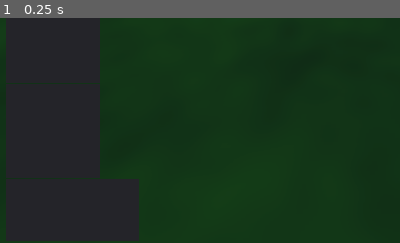
Above: before the commit, frame 1.
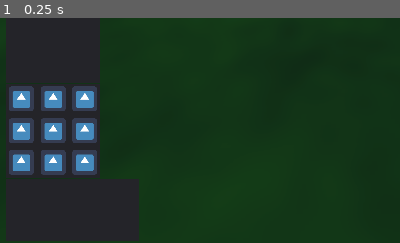
Above: after the commit, the same moment.

Repository: Daverinoe/Simple-RTS
Game: Godot game, scene res://Scenes/game.tscn
Same seed, same stepped clock (60 frames per second), same inputs: the game is played once before the commit and once after it. The engine's default icon, where the game draws it, is replaced by a stand-in: a white triangle on a blue panel in a dark square.
Inputs:
- Up to frame 1 (0.25 s): no input
The pictures show only the part of the screen within x 0-50%, y 45-95%; the shares and areas given below are measured in that part.

The runs differ from the first frame. In frame 1, 6.2% of the frame differs, in the area x 2-25%, y 30-70%.

Commit message:
Added command buttons
Added command buttons and a script to add margins to the buttons.

Diff:
--- a/Scenes/game.tscn
+++ b/Scenes/game.tscn
@@ -6,6 +6,8 @@
 [ext_resource path="res://Scripts/UI/unitList.gd" type="Script" id=4]
 [ext_resource path="res://Scripts/UI/commands.gd" type="Script" id=5]
 [ext_resource path="res://Assets/Textures/test_map.png" type="Texture" id=6]
+[ext_resource path="res://Scripts/UI/buttonMargins.gd" type="Script" id=7]
+[ext_resource path="res://Assets/Textures/icon.png" type="Texture" id=8]
 
 [sub_resource type="SphereShape" id=1]
 
@@ -102,13 +104,159 @@
 size_flags_horizontal = 0
 script = ExtResource( 5 )
 
-[node name="commandContainer2" type="MarginContainer" parent="control/ui/HBoxContainer/VBoxContainer"]
+[node name="GridContainer" type="GridContainer" parent="control/ui/HBoxContainer/VBoxContainer/commandContainer/commands"]
+anchor_right = 1.0
+anchor_bottom = 1.0
+columns = 3
+__meta__ = {
+"_edit_use_anchors_": false
+}
+
+[node name="buttonContain" type="MarginContainer" parent="control/ui/HBoxContainer/VBoxContainer/commandContainer/commands/GridContainer"]
+margin_right = 80.0
+margin_bottom = 80.0
+size_flags_horizontal = 2
+size_flags_vertical = 2
+script = ExtResource( 7 )
+
+[node name="TextureButton" type="TextureButton" parent="control/ui/HBoxContainer/VBoxContainer/commandContainer/commands/GridContainer/buttonContain"]
+margin_right = 80.0
+margin_bottom = 80.0
+rect_min_size = Vector2( 80, 80 )
+texture_normal = ExtResource( 8 )
+expand = true
+
+[node name="buttonContain2" type="MarginContainer" parent="control/ui/HBoxContainer/VBoxContainer/commandContainer/commands/GridContainer"]
+margin_left = 101.0
+margin_right = 181.0
+margin_bottom = 80.0
+size_flags_horizontal = 2
+size_flags_vertical = 2
+script = ExtResource( 7 )
+
+[node name="TextureButton" type="TextureButton" parent="control/ui/HBoxContainer/VBoxContainer/commandContainer/commands/GridContainer/buttonContain2"]
+margin_right = 80.0
+margin_bottom = 80.0
+rect_min_size = Vector2( 80, 80 )
+texture_normal = ExtResource( 8 )
+expand = true
+
+[node name="buttonContain3" type="MarginContainer" parent="control/ui/HBoxContainer/VBoxContainer/commandContainer/commands/GridContainer"]
+margin_left = 202.0
+margin_right = 282.0
+margin_bottom = 80.0
+size_flags_horizontal = 2
+size_flags_vertical = 2
+script = ExtResource( 7 )
+
+[node name="TextureButton" type="TextureButton" parent="control/ui/HBoxContainer/VBoxContainer/commandContainer/commands/GridContainer/buttonContain3"]
+margin_right = 80.0
+margin_bottom = 80.0
+rect_min_size = Vector2( 80, 80 )
+texture_normal = ExtResource( 8 )
+expand = true
+
+[node name="buttonContain4" type="MarginContainer" parent="control/ui/HBoxContainer/VBoxContainer/commandContainer/commands/GridContainer"]
+margin_top = 101.0
+margin_right = 80.0
+margin_bottom = 181.0
+size_flags_horizontal = 2
+size_flags_vertical = 2
+script = ExtResource( 7 )
+
+[node name="TextureButton" type="TextureButton" parent="control/ui/HBoxContainer/VBoxContainer/commandContainer/commands/GridContainer/buttonContain4"]
+margin_right = 80.0
+margin_bottom = 80.0
+rect_min_size = Vector2( 80, 80 )
+texture_normal = ExtResource( 8 )
+expand = true
+
+[node name="buttonContain5" type="MarginContainer" parent="control/ui/HBoxContainer/VBoxContainer/commandContainer/commands/GridContainer"]
+margin_left = 101.0
+margin_top = 101.0
+margin_right = 181.0
+margin_bottom = 181.0
+size_flags_horizontal = 2
+size_flags_vertical = 2
+script = ExtResource( 7 )
+
+[node name="TextureButton" type="TextureButton" parent="control/ui/HBoxContainer/VBoxContainer/commandContainer/commands/GridContainer/buttonContain5"]
+margin_right = 80.0
+margin_bottom = 80.0
+rect_min_size = Vector2( 80, 80 )
+texture_normal = ExtResource( 8 )
+expand = true
+
+[node name="buttonContain6" type="MarginContainer" parent="control/ui/HBoxContainer/VBoxContainer/commandContainer/commands/GridContainer"]
+margin_left = 202.0
+margin_top = 101.0
+margin_right = 282.0
+margin_bottom = 181.0
+size_flags_horizontal = 2
+size_flags_vertical = 2
+script = ExtResource( 7 )
+
+[node name="TextureButton" type="TextureButton" parent="control/ui/HBoxContainer/VBoxContainer/commandContainer/commands/GridContainer/buttonContain6"]
+margin_right = 80.0
+margin_bottom = 80.0
+rect_min_size = Vector2( 80, 80 )
+texture_normal = ExtResource( 8 )
+expand = true
+
+[node name="buttonContain7" type="MarginContainer" parent="control/ui/HBoxContainer/VBoxContainer/commandContainer/commands/GridContainer"]
+margin_top = 202.0
+margin_right = 80.0
+margin_bottom = 282.0
+size_flags_horizontal = 2
+size_flags_vertical = 2
+script = ExtResource( 7 )
+
+[node name="TextureButton" type="TextureButton" parent="control/ui/HBoxContainer/VBoxContainer/commandContainer/commands/GridContainer/buttonContain7"]
+margin_right = 80.0
+margin_bottom = 80.0
+rect_min_size = Vector2( 80, 80 )
+texture_normal = ExtResource( 8 )
+expand = true
+
+[node name="buttonContain8" type="MarginContainer" parent="control/ui/HBoxContainer/VBoxContainer/commandContainer/commands/GridContainer"]
+margin_left = 101.0
+margin_top = 202.0
+margin_right = 181.0
+margin_bottom = 282.0
+size_flags_horizontal = 2
+size_flags_vertical = 2
+script = ExtResource( 7 )
+
+[node name="TextureButton" type="TextureButton" parent="control/ui/HBoxContainer/VBoxContainer/commandContainer/commands/GridContainer/buttonContain8"]
+margin_right = 80.0
+margin_bottom = 80.0
+rect_min_size = Vector2( 80, 80 )
+texture_normal = ExtResource( 8 )
+expand = true
+
+[node name="buttonContain9" type="MarginContainer" parent="control/ui/HBoxContainer/VBoxContainer/commandContainer/commands/GridContainer"]
+margin_left = 202.0
+margin_top = 202.0
+margin_right = 282.0
+margin_bottom = 282.0
+size_flags_horizontal = 2
+size_flags_vertical = 2
+script = ExtResource( 7 )
+
+[node name="TextureButton" type="TextureButton" parent="control/ui/HBoxContainer/VBoxContainer/commandContainer/commands/GridContainer/buttonContain9"]
+margin_right = 80.0
+margin_bottom = 80.0
+rect_min_size = Vector2( 80, 80 )
+texture_normal = ExtResource( 8 )
+expand = true
+
+[node name="AdvCommandContainer" type="MarginContainer" parent="control/ui/HBoxContainer/VBoxContainer"]
 margin_top = 712.0
 margin_right = 300.0
 margin_bottom = 912.0
 mouse_filter = 2
 
-[node name="commands" type="Panel" parent="control/ui/HBoxContainer/VBoxContainer/commandContainer2"]
+[node name="commands" type="Panel" parent="control/ui/HBoxContainer/VBoxContainer/AdvCommandContainer"]
 margin_right = 300.0
 margin_bottom = 200.0
 rect_min_size = Vector2( 200, 200 )
--- /dev/null
+++ b/Scripts/UI/buttonMargins.gd
@@ -0,0 +1,9 @@
+extends MarginContainer
+
+
+func _ready() -> void:
+	var margin_value = 8
+	add_constant_override("margin_top", margin_value)
+	add_constant_override("margin_left", margin_value)
+	add_constant_override("margin_bottom", margin_value)
+	add_constant_override("margin_right", margin_value)
Not shown: 1 places in Scenes/game.tscn that only renumber resources
